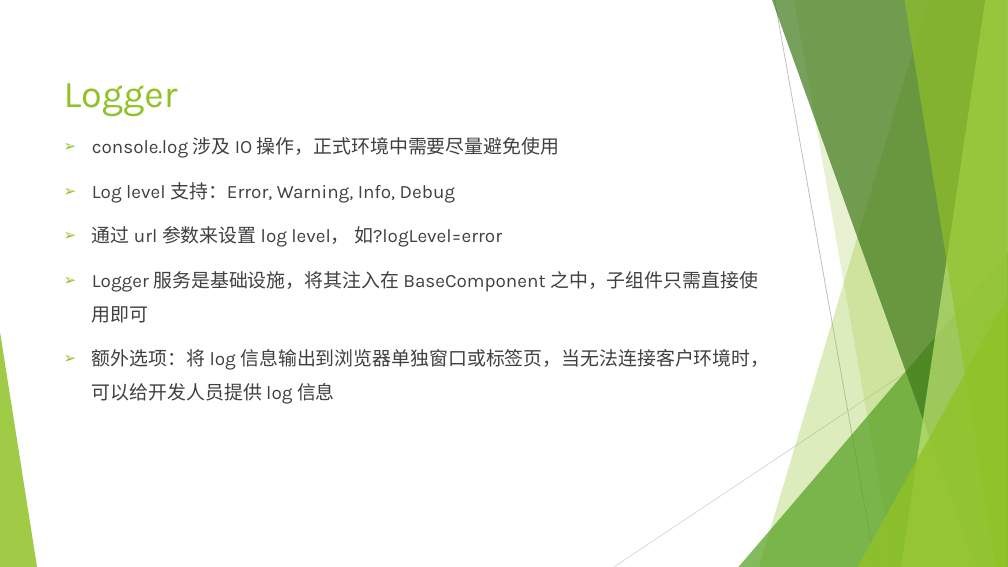
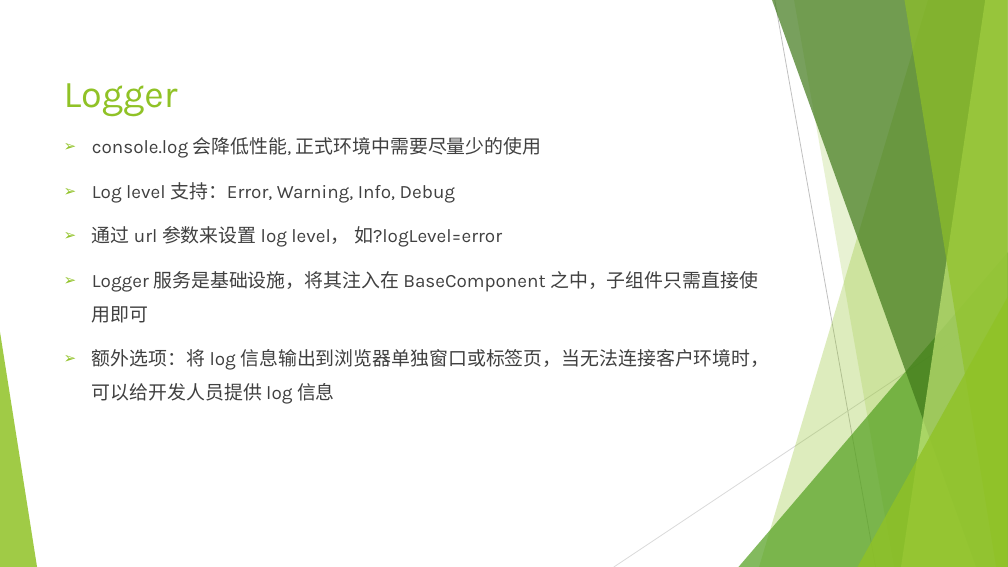
Before and after one commit to rliuyi/Inspiration, a slide deck: slide 22 of JAD Optimization.pptx. Drawn at 1008x567 pixels with LibreOffice and Linux fonts; fonts in the diff are those of the drawing. Boxes give left, top, right and bottom in pixels: in the first picture for what was removed or moved away, otherwise in the second. Text is boxed around its words. In the diff, an @@ line names an element or a change of style, - is before the commit and + after.

Commit message:
Update PPT.

```diff
--- a/JAD Optimization.pptx
+++ b/JAD Optimization.pptx
@@ text at bbox=[92, 137, 542, 158]: text changed @@
-➢ console.log 涉及 IO 操作，正式环境中需要尽量避免使用
+➢ console.log 会降低性能, 正式环境中需要尽量少的使用
```
